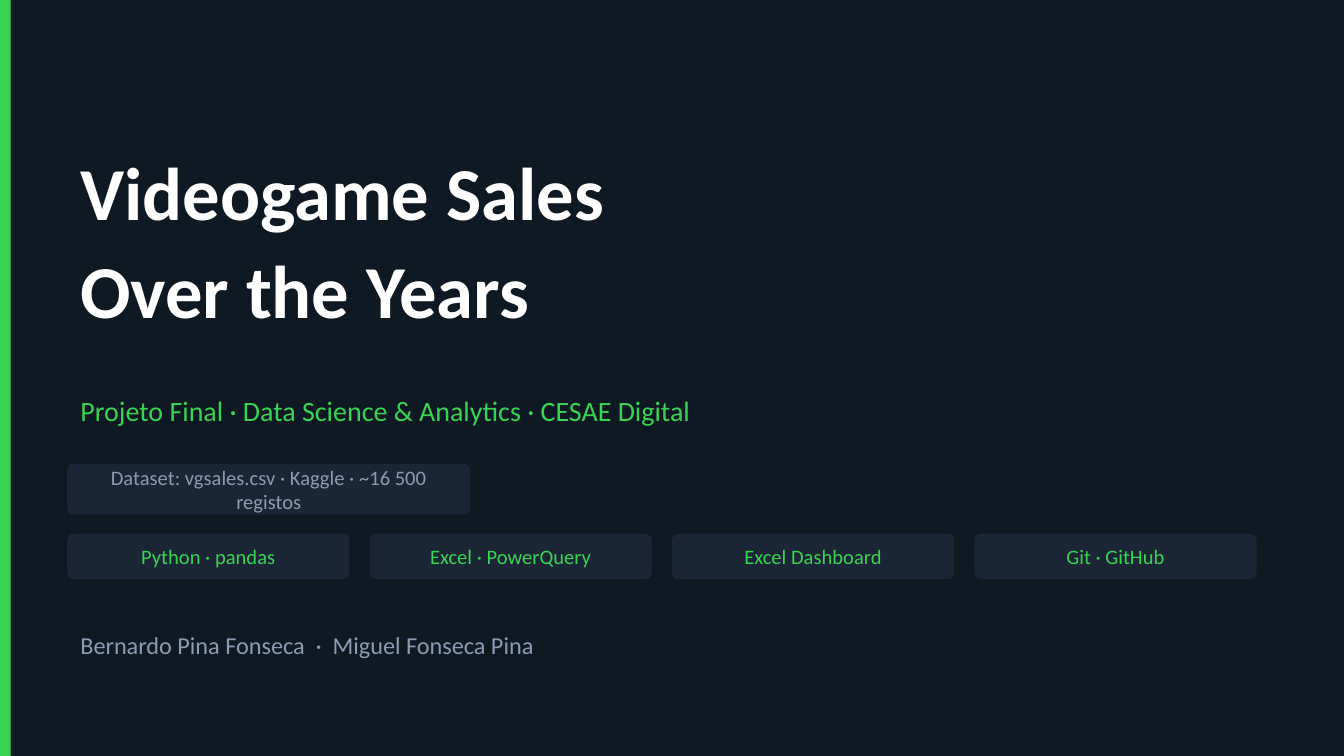
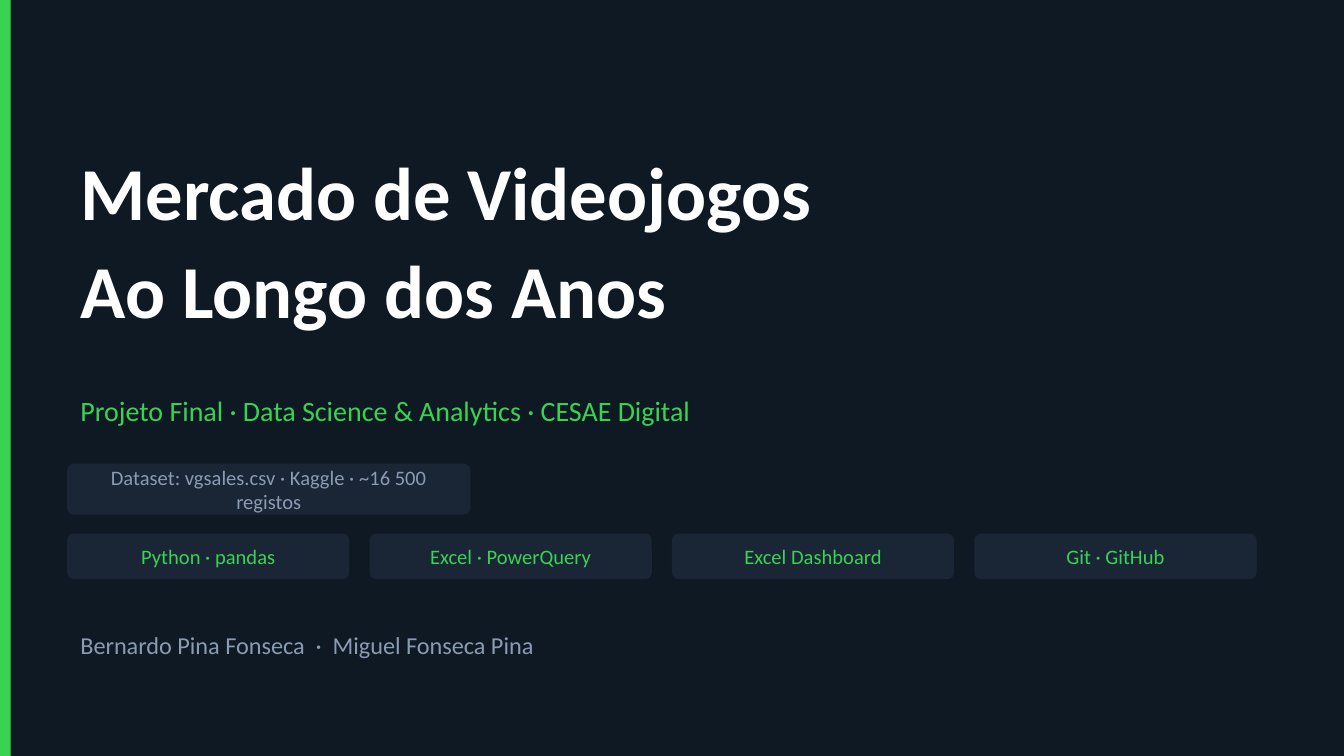
Before and after one commit to bernardo-fonseca-2895/Projeto-Final-DSA-CESAE, a slide deck: slide 1 of slides/Projeto_Videojogos_Final.pptx. Drawn at 1344x756 pixels with LibreOffice and Linux fonts; fonts in the diff are those of the drawing. Boxes give left, top, right and bottom in pixels: in the first picture for what was removed or moved away, otherwise in the second. Text is boxed around its words. In the diff, an @@ line names an element or a change of style, - is before the commit and + after.

Commit message:
Update Projeto_Videojogos_Final.pptx
small correction in the title

```diff
--- a/slides/Projeto_Videojogos_Final.pptx
+++ b/slides/Projeto_Videojogos_Final.pptx
@@ text at (80,167,811,331): text changed @@
-Videogame Sales
-Over the Years
+Mercado de Videojogos
+Ao Longo dos Anos
```
